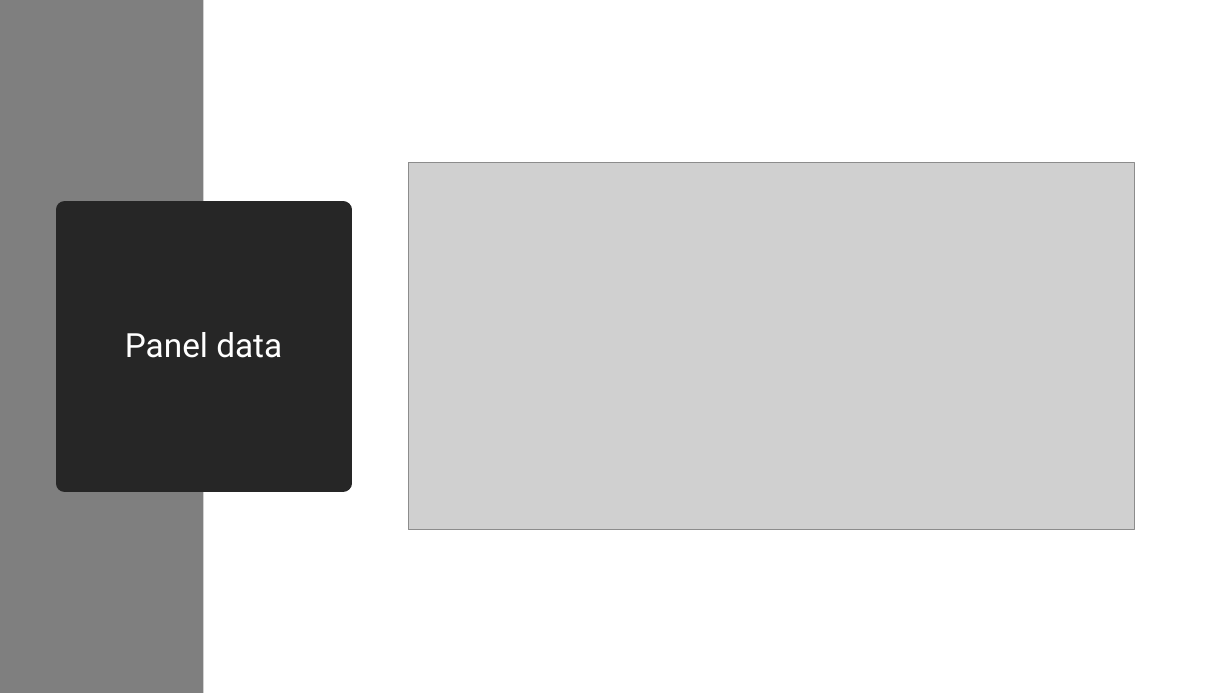
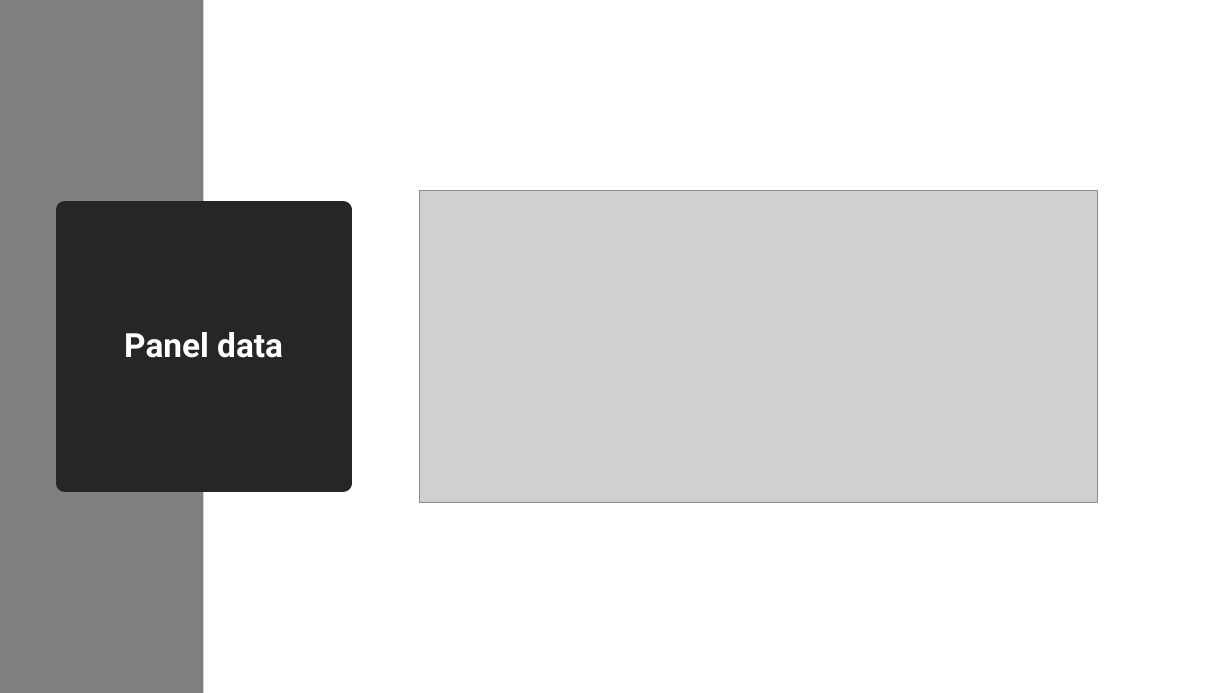
Before and after one commit to EmmaDirk/MachineLearning-BCA, a slide deck: slide 3 of Presentations/Presentation_1_12_workshop.pptx. Drawn at 1232x693 pixels with LibreOffice and Linux fonts; fonts in the diff are those of the drawing; grey boxes stand for pictures. Boxes give left, top, right and bottom in pixels: in the first picture for what was removed or moved away, otherwise in the second. Text is boxed around its words. In the diff, an @@ line names an element or a change of style, - is before the commit and + after.

```diff
--- a/Presentations/Presentation_1_12_workshop.pptx
+++ b/Presentations/Presentation_1_12_workshop.pptx
@@ picture: place and size @@
-picture at (409,163,1135,530)
+picture at (420,191,1097,503)
@@ title "Panel data" at (65,210,343,483): bold on @@
```
Also in this commit, not shown: 6 other slides changed, 5 slides added, 4 slides removed, 13 other files.
